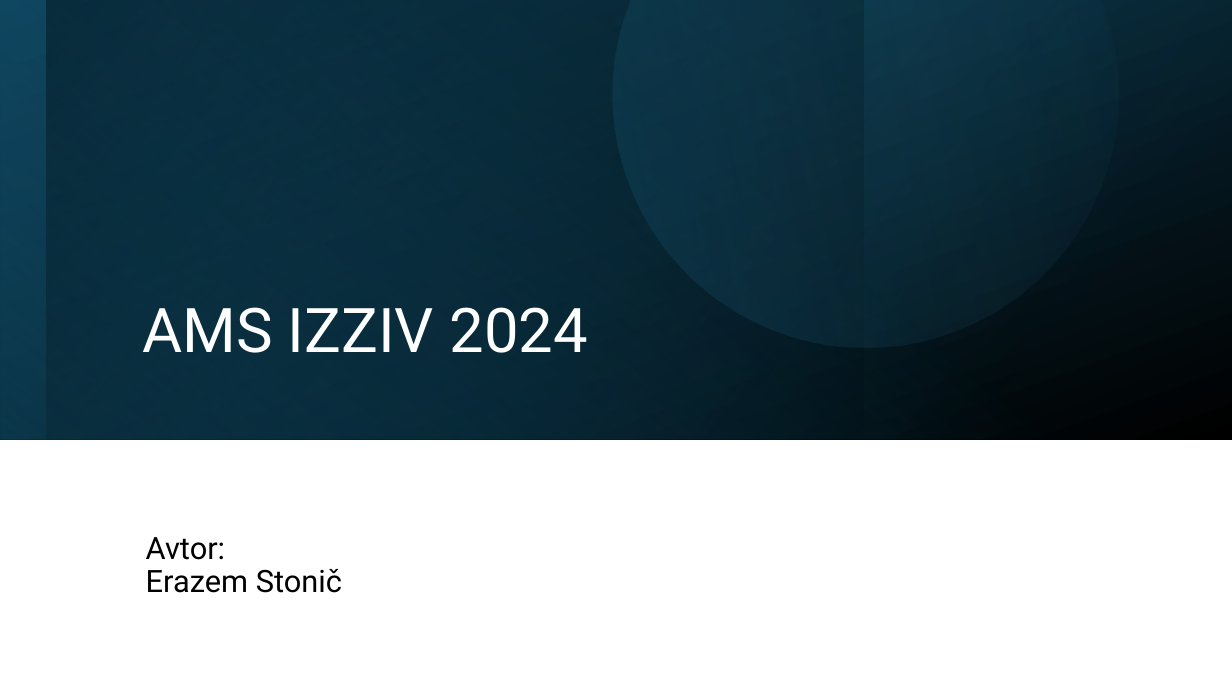
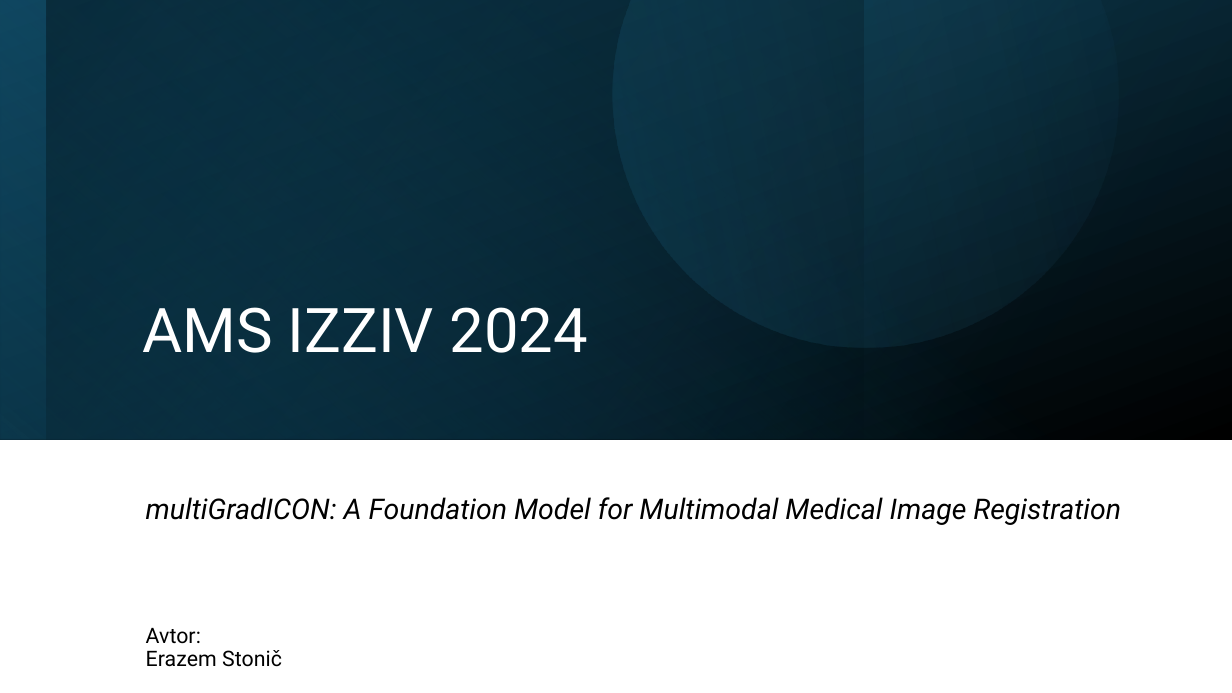
Before and after one commit to erazem1000/AMS_challenge_2024, a slide deck: slide 1 of 1_predstavitev_metode.pptx. Drawn at 1232x693 pixels with LibreOffice and Linux fonts; fonts in the diff are those of the drawing. Boxes give left, top, right and bottom in pixels: in the first picture for what was removed or moved away, otherwise in the second. Text is boxed around its words. In the diff, an @@ line names an element or a change of style, - is before the commit and + after.

Commit message:
clond_uniGradICON_as_subdir

```diff
--- a/1_predstavitev_metode.pptx
+++ b/1_predstavitev_metode.pptx
@@ subtitle "multiGradICON: A Foundation Model for ...": place and size @@
-subtitle "multiGradICON: A Foundation Model for ..." at [146,537,342,593]
+subtitle "multiGradICON: A Foundation Model for ..." at [146,497,1121,667]
@@ subtitle at [146,497,1121,525]: paragraph added @@
+multiGradICON: A Foundation Model for Multimodal Medical Image Registration
@@ subtitle at [146,628,282,667]: size 24 to 16.6 pt in "Avtor: Erazem Stonič" @@
```
Also in this commit, not shown: 2 other slides changed, 1 slide added, 3 other files.
